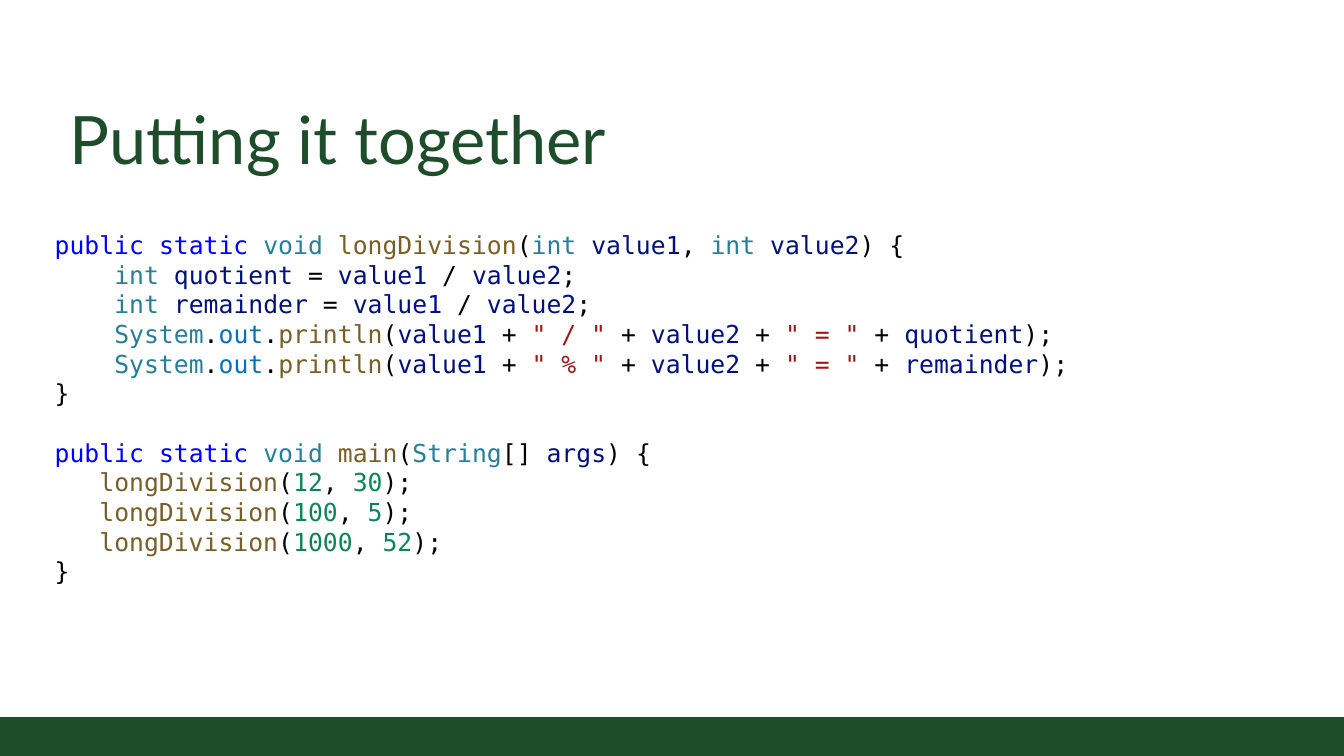
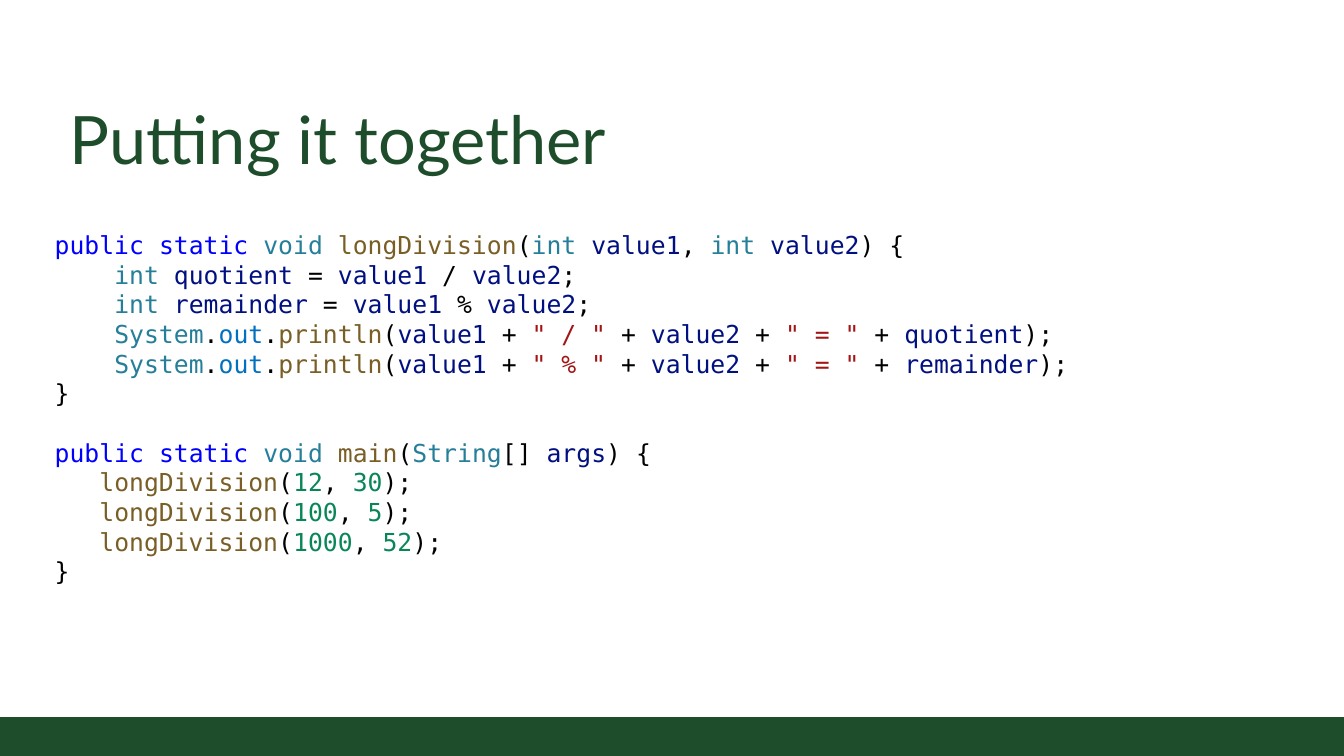
Before and after one commit to CSU-CompSci-CS163-4/Handouts, a slide deck: slide 11 of slides/On-Campus/02_02_ObjectsMethods.pptx. Drawn at 1344x756 pixels with LibreOffice and Linux fonts; fonts in the diff are those of the drawing; background and template pictures are left out. Boxes give left, top, right and bottom in pixels: in the first picture for what was removed or moved away, otherwise in the second. Text is boxed around its words. In the diff, an @@ line names an element or a change of style, - is before the commit and + after.

Commit message:
slide fix

```diff
--- a/slides/On-Campus/02_02_ObjectsMethods.pptx
+++ b/slides/On-Campus/02_02_ObjectsMethods.pptx
@@ text at <box>114,294,591,317</box>: text changed @@
-int remainder = value1 / value2;
+int remainder = value1 % value2;
```
